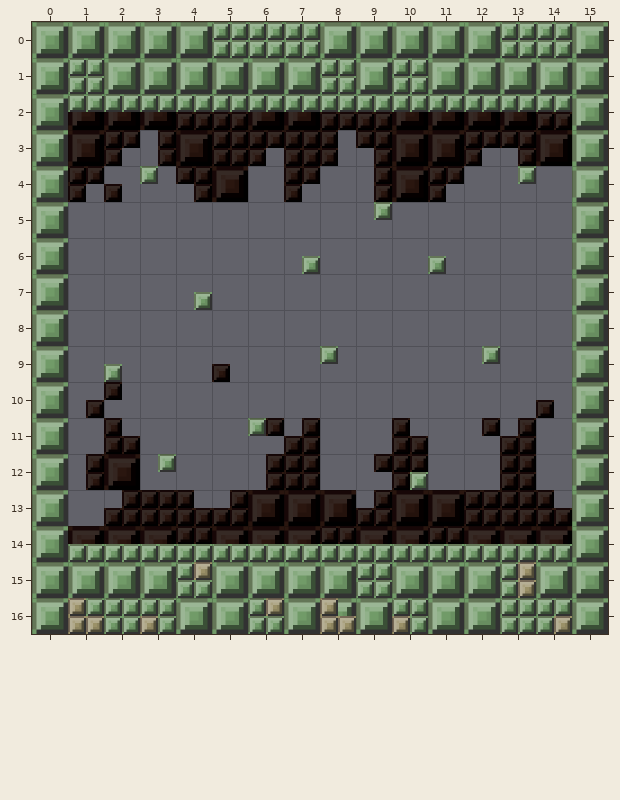
Tiled map: Demo/assets/maps/22.tmx. The picture above was drawn from the file before the commit.
Cells are 64x64 px. Shown: x 0..15, y 0..16.
After the commit:
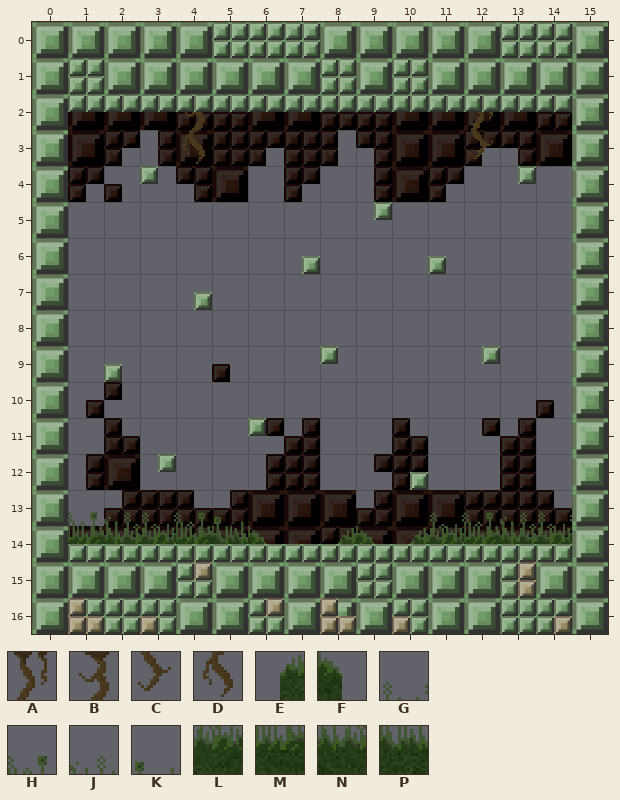
Key: from "large": A 10, B 12, C 24, D 26, E 38, F 39, G 80, H 81, J 82, K 83, L 94, M 95, N 96, P 97.
_ is an empty cell, . an unchanged one.
Tiles of an added or newly shown layer are drawn over the layers below it.
The exact change:
--- layer "detail" (added)
@@ x 4..12 @@
- 2 _......._
- 3 _......._
+ 2 B.......A
+ 3 D.......C
@@ x 1..14 @@
-13 _____.....____
-14 ______._______
+13 HJGHK.....GHJG
+14 MNLMPF.EFELMNL
